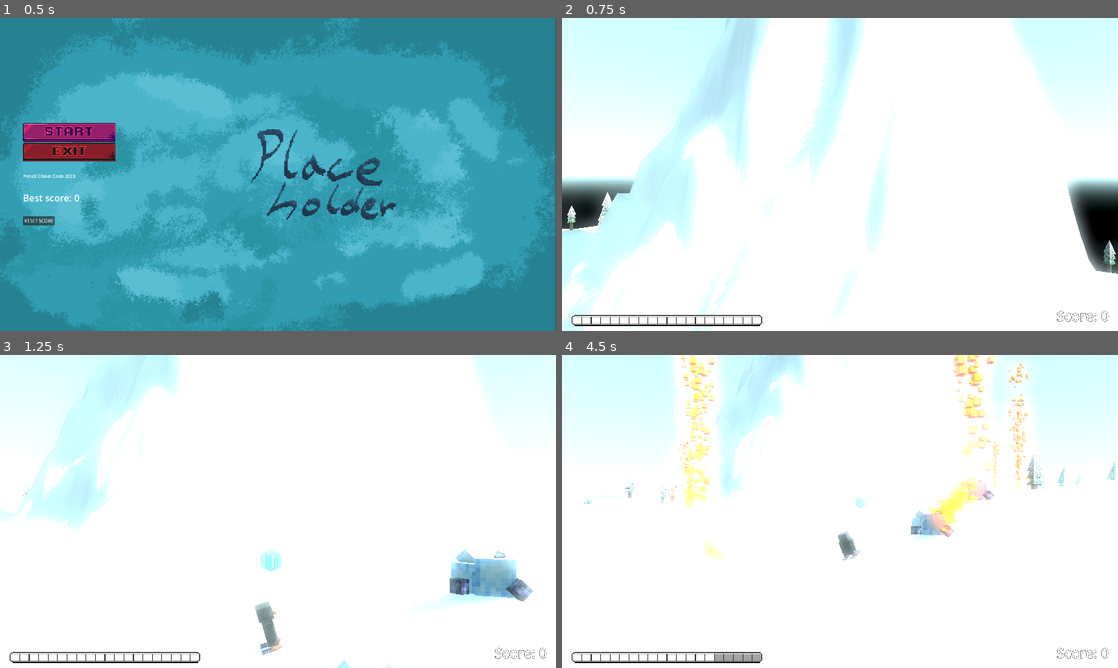
Above: before the commit, frames 1-4 (two rows, left to right).
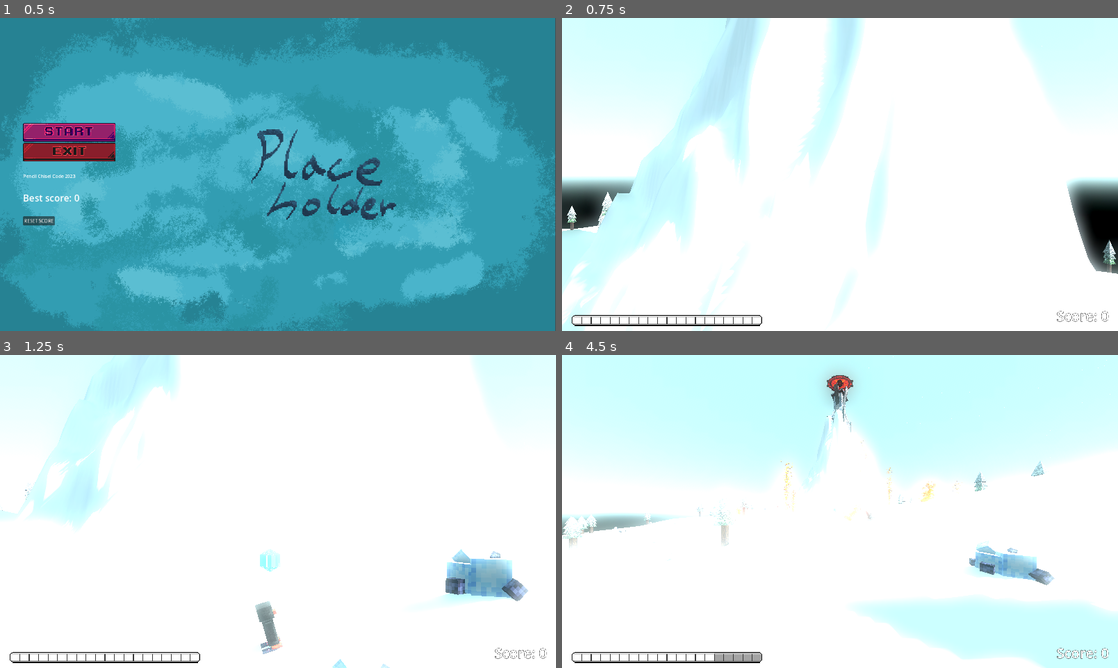
Above: after the commit, the same moments.

Repository: CodingBigTime/pencil-chisel-code-2023
Game: Godot game, scene res://scenes/ui/main_menu.tscn
The game is run twice, just before and just after one commit, with the same random seed, the same clock (stepped at 60 frames per second) and the same inputs.
Inputs (mouse positions are in pixels of both pictures, inside the frame that each line leads up to):
- Up to frame 1 (0.5 s): no input
- Up to frame 2 (0.75 s): click (628, 133) at 0.5 s
- Up to frame 3 (1.25 s): no input
- Up to frame 4 (4.5 s): hold D (right) 1.28-2.03 s; tap Space (boost) every 0.75 s from 1.35 to 4.35 s; hold A (left) 2.03-2.78 s; hold D (right) 2.78-4.28 s; hold A (left) from 4.28 s (still down)

Frame 1 is identical in both runs. In frame 2, 0.1% of the frame differs, in the area x 0-100%, y 0-100%; in frame 3, 1.3%; in frame 4, 32%.

Commit message:
Some balance changes.

Diff:
--- a/actors/player.gd
+++ b/actors/player.gd
@@ -8,11 +8,10 @@
 
 signal player_position_changed(position: Vector3)
 
-const BOOST_SPEED = 5.0
-const LAUNCH_FORCE = 3
-const ROTATION_SPEED = 4
+const BOOST_SPEED = 10
+const LAUNCH_FORCE = 2
+const ROTATION_SPEED = 4.5
 const MAX_VELOCITY = 100.0
-const TERMINAL_VELOCITY = 20.0
 
 @export var starting_boost_count: int = 0
 var starting_position: Vector3
@@ -107,6 +106,7 @@
 
 	if $RayCast3D_far.is_colliding():
 		position.y = lerp(position.y, $RayCast3D_far.get_collision_point().y + 0.05, 0.1)
+		linear_velocity.x += 0.1
 
 		if $RayCast3D_close.is_colliding():
 			# rotate $pingu to be normal to the surface, use rotation.y as well
